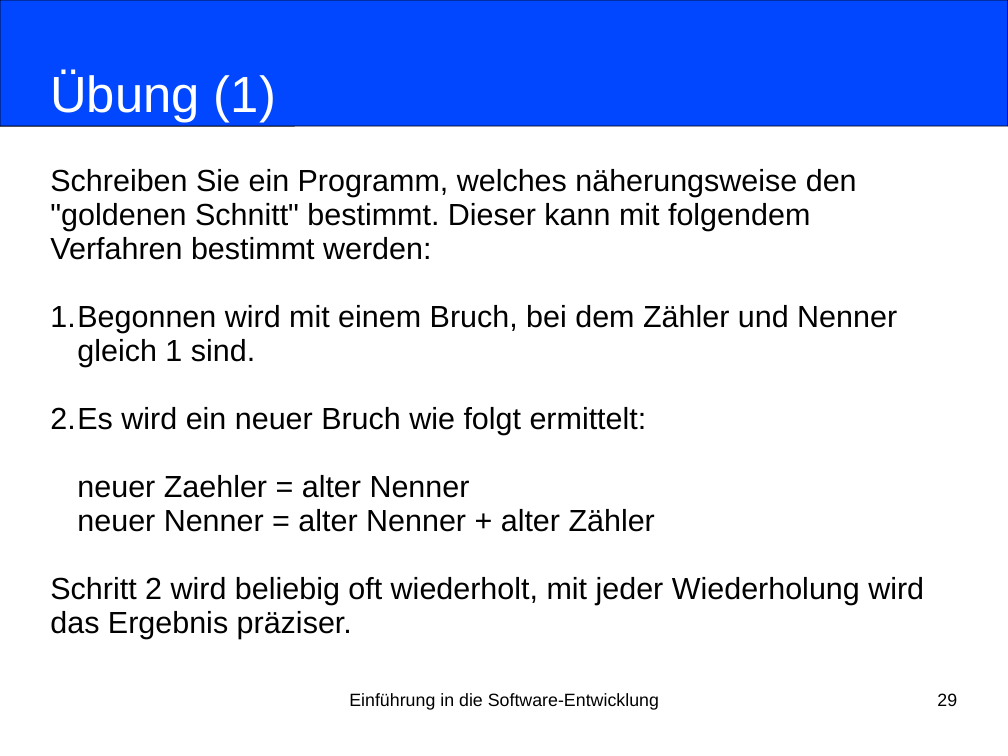
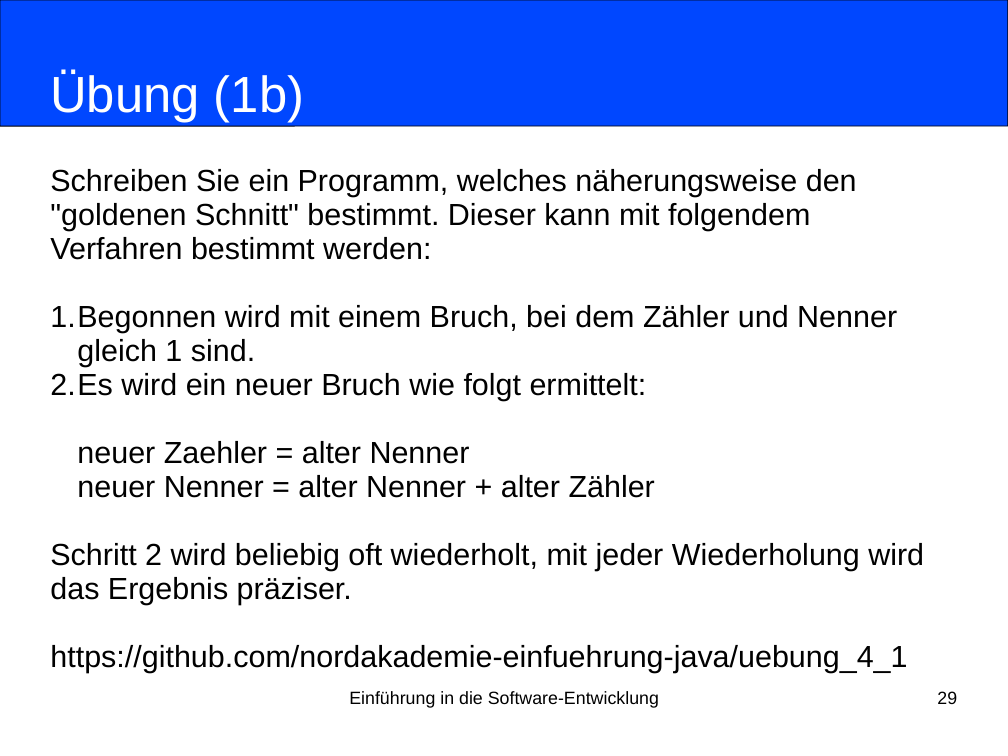
Before and after one commit to nordakademie-einfuehrung-java/vorlesungsskript, a slide deck: slide 29 of folien/Semester_03_Termin_04_Kapitel04.ppt. Drawn at 1008x756 pixels with LibreOffice and Linux fonts; fonts in the diff are those of the drawing. Boxes give left, top, right and bottom in pixels: in the first picture for what was removed or moved away, otherwise in the second. Text is boxed around its words. In the diff, an @@ line names an element or a change of style, - is before the commit and + after.

Commit message:
link to github repos and extended descriptions

```diff
--- a/folien/Semester_03_Termin_04_Kapitel04.ppt
+++ b/folien/Semester_03_Termin_04_Kapitel04.ppt
@@ title at box(50, 71, 304, 122): text changed @@
-Übung (1)
+Übung (1b)
@@ subtitle at box(50, 645, 907, 673): paragraph added @@
+https://github.com/nordakademie-einfuehrung-java/uebung_4_1
```
Also in this commit, not shown: 5 other slides changed, 2 other files.
